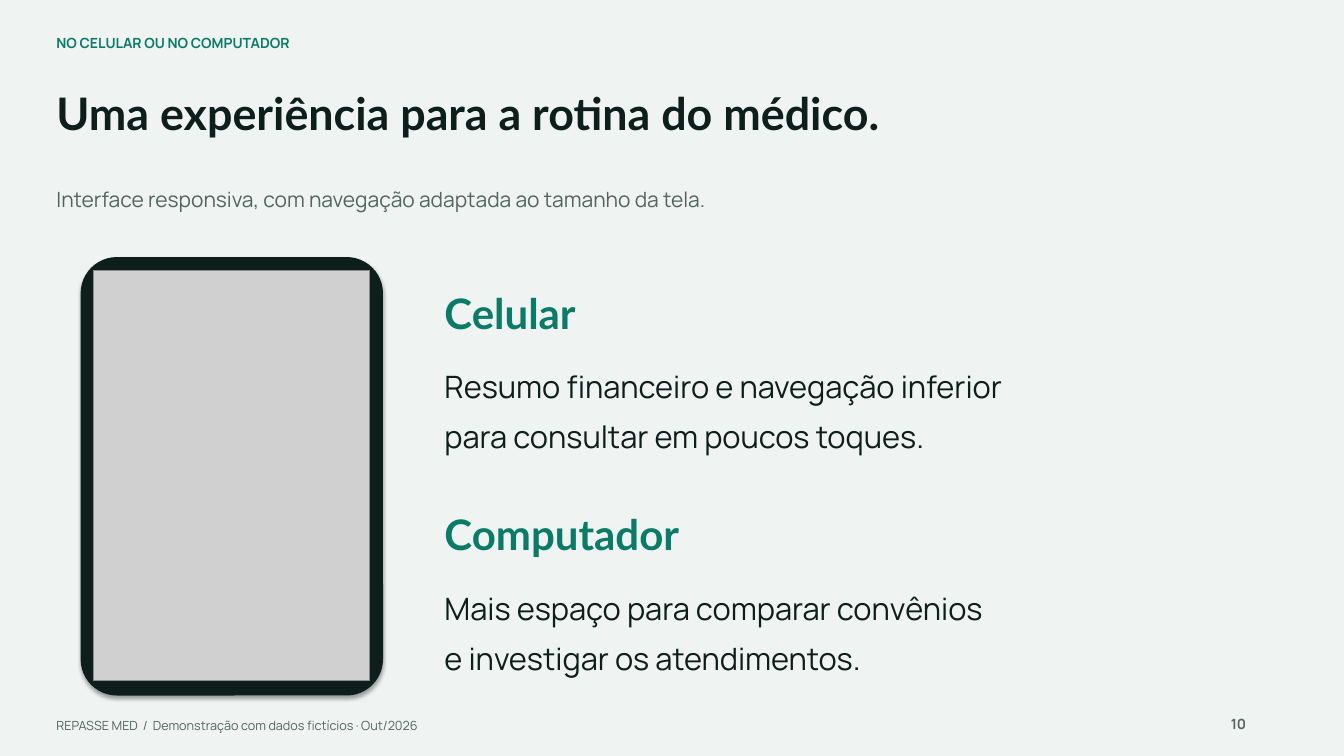
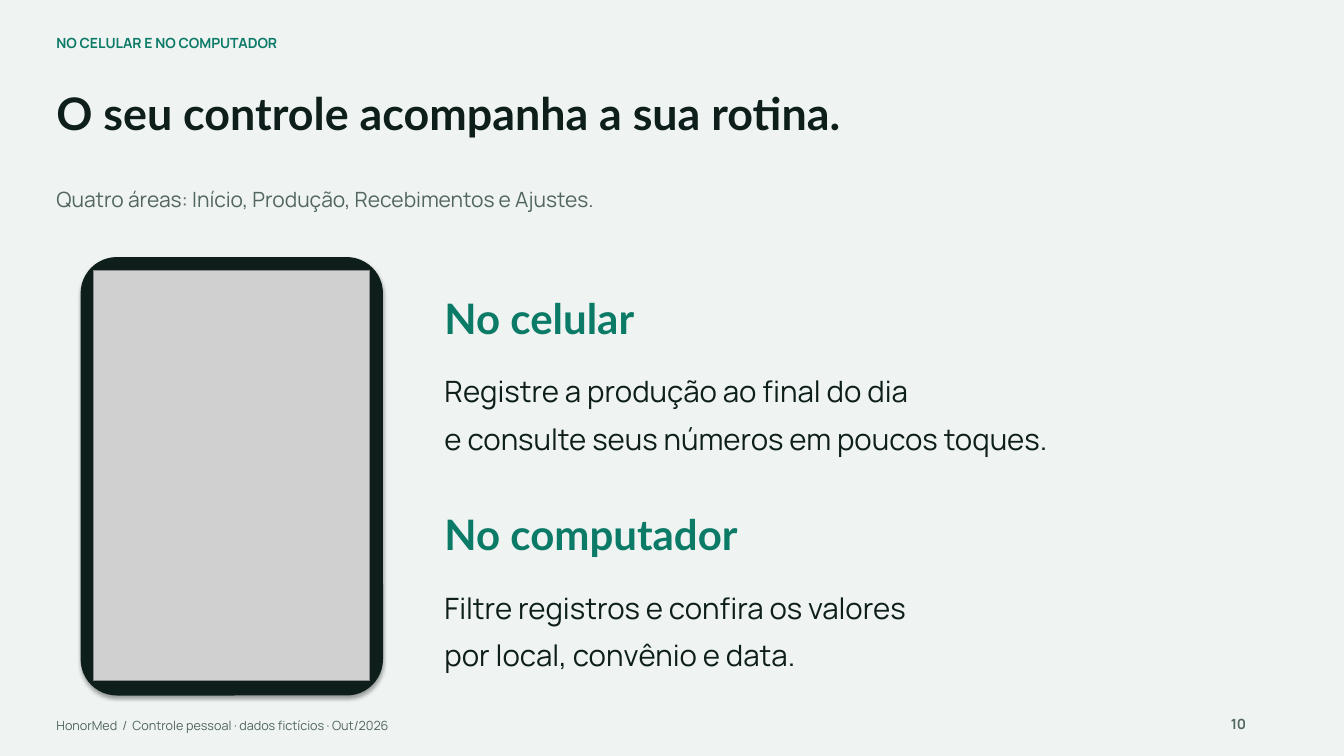
Before and after one commit to Gor0d/HonorMed, a slide deck: slide 10 of docs/apresentacao/Repasse_MED_Apresentacao_Medicos.pptx. Drawn at 1344x756 pixels with LibreOffice and Linux fonts; fonts in the diff are those of the drawing; grey boxes stand for pictures. Boxes give left, top, right and bottom in pixels: in the first picture for what was removed or moved away, otherwise in the second. Text is boxed around its words. In the diff, an @@ line names an element or a change of style, - is before the commit and + after.

```diff
--- a/docs/apresentacao/Repasse_MED_Apresentacao_Medicos.pptx
+++ b/docs/apresentacao/Repasse_MED_Apresentacao_Medicos.pptx
@@ text at <box>56,37,278,49</box>: text changed @@
-NO CELULAR OU NO COMPUTADOR
+NO CELULAR E NO COMPUTADOR
@@ text at <box>56,96,840,138</box>: text changed @@
-Uma experiência para a rotina do médico.
+O seu controle acompanha a sua rotina.
@@ text at <box>56,190,594,212</box>: text changed @@
-Interface responsiva, com navegação adaptada ao tamanho da tela.
+Quatro áreas: Início, Produção, Recebimentos e Ajustes.
@@ text at <box>444,302,634,335</box>: text changed @@
-Celular
+No celular
@@ text at <box>444,380,1048,457</box>: text changed; size 22 to 21 pt @@
-Resumo financeiro e navegação inferior
-para consultar em poucos toques.
+Registre a produção ao final do dia
+e consulte seus números em poucos toques.
@@ text at <box>444,518,737,557</box>: text changed @@
-Computador
+No computador
@@ text at <box>444,597,906,673</box>: text changed; size 22 to 21 pt @@
-Mais espaço para comparar convênios
-e investigar os atendimentos.
+Filtre registros e confira os valores
+por local, convênio e data.
@@ text at <box>56,720,388,733</box>: text changed @@
-REPASSE MED / Demonstração com dados fictícios · Out/2026
+HonorMed / Controle pessoal · dados fictícios · Out/2026
```
Also in this commit, not shown: 9 other slides changed, 6 slides added, 6 slides removed, 18 other files.
